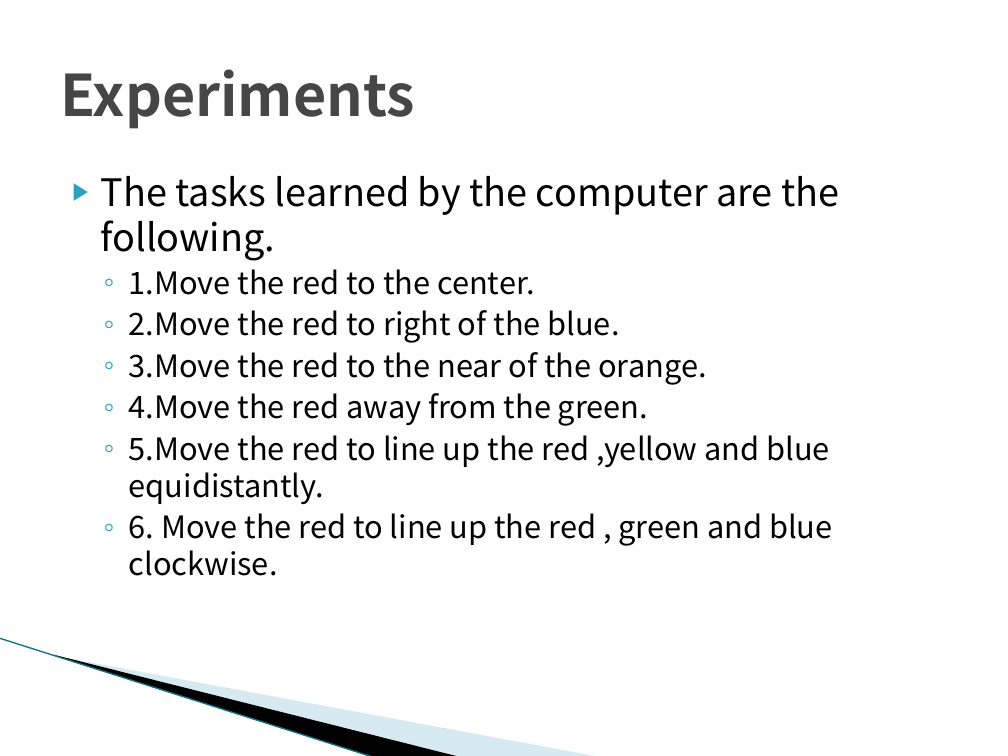
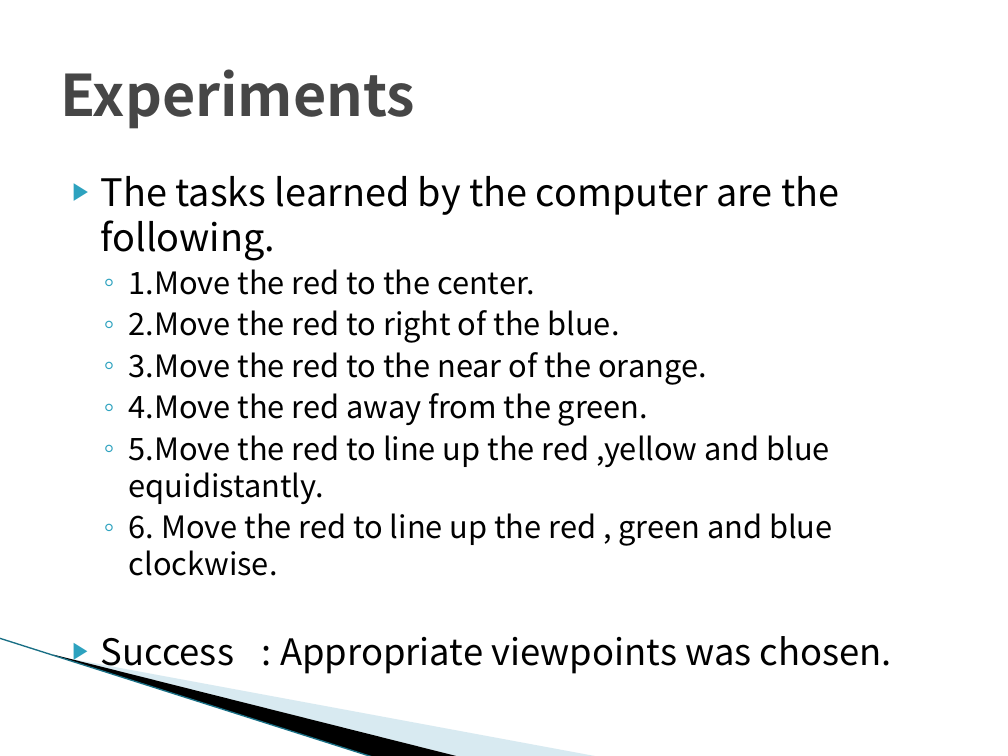
Before and after one commit to TetsuyaKomota/GitforEclipseTest, a slide deck: slide 12 of IntentionLearning/memo/Understanding Intentions(for seminar).pptx. Drawn at 1008x756 pixels with LibreOffice and Linux fonts; fonts in the diff are those of the drawing; background and template pictures are left out. Boxes give left, top, right and bottom in pixels: in the first picture for what was removed or moved away, otherwise in the second. Text is boxed around its words. In the diff, an @@ line names an element or a change of style, - is before the commit and + after.

```diff
--- a/IntentionLearning/memo/Understanding Intentions(for seminar).pptx
+++ b/IntentionLearning/memo/Understanding Intentions(for seminar).pptx
@@ text at box(101, 636, 892, 675): paragraph added @@
+▶ Success : Appropriate viewpoints was chosen.
```
Also in this commit, not shown: 4 other slides changed, 7 slides added, 5 slides removed, 36 other files.
